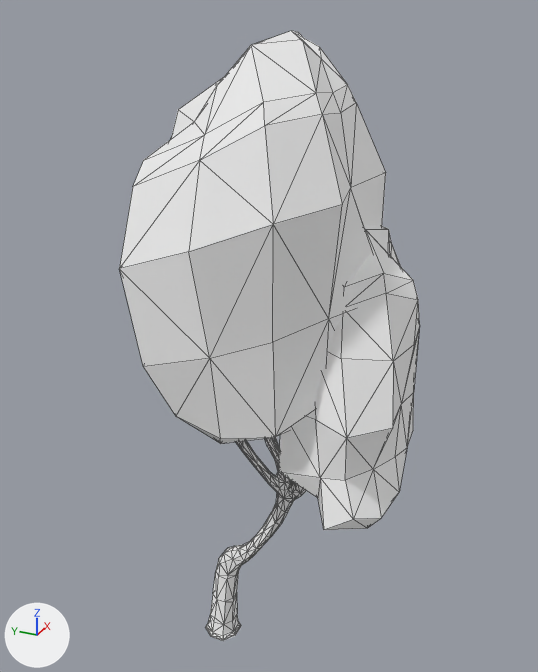
An edit to the glTF model assets/nature_lowpoly/BirchTree_Snow_2.glb, drawn before and after from the same camera.
Before and after are seen from a 50 mm camera at (-3.64, -2.02, 4.22) aimed at (0.13, -0.32, 2.33). Lighting does not change. The marker at lower left points along +X, +Y and +Z. The picture after the commit comes second. Mesh edges are drawn as thin lines.

The scene before the commit, as lines of its bpy script (objects in view):
```python
mat_black = principled_material('Black')
mat_black.base_color = (1.0, 1.0, 1.0)  # white #ffffff
mat_black.metallic = 1.0
mat_black.roughness = 1.0
mat_darkgreen = principled_material('DarkGreen')
mat_darkgreen.base_color = (1.0, 1.0, 1.0)  # white #ffffff
mat_darkgreen.metallic = 1.0
mat_darkgreen.roughness = 1.0
mat_green = principled_material('Green')
mat_green.base_color = (1.0, 1.0, 1.0)  # white #ffffff
mat_green.metallic = 1.0
mat_green.roughness = 1.0
mat_snow = principled_material('Snow')
mat_snow.base_color = (1.0, 1.0, 1.0)  # white #ffffff
mat_snow.metallic = 1.0
mat_snow.roughness = 1.0
mat_white = principled_material('White')
mat_white.base_color = (1.0, 1.0, 1.0)  # white #ffffff
mat_white.metallic = 1.0
mat_white.roughness = 1.0
me_cube_121 = bpy.data.meshes.new('Cube.121')
me_cube_121.from_pydata(...)  # 811 vertices, 1610 faces; spans x -0.73..0.74, y -1.23..0.46, z -0.04..4.05
# faces by material slot: [1272, 38, 88, 116, 96]
me_cube_121.materials.append(mat_white)  # white #ffffff
me_cube_121.materials.append(mat_black)  # white #ffffff
me_cube_121.materials.append(mat_green)  # white #ffffff
me_cube_121.materials.append(mat_darkgreen)  # white #ffffff
me_cube_121.materials.append(mat_snow)  # white #ffffff
ob_birchtree_snow_2 = bpy.data.objects.new('BirchTree_Snow_2', me_cube_121)
ob_birchtree_snow_2.location = (0.0, 0.0, 0.0)
```
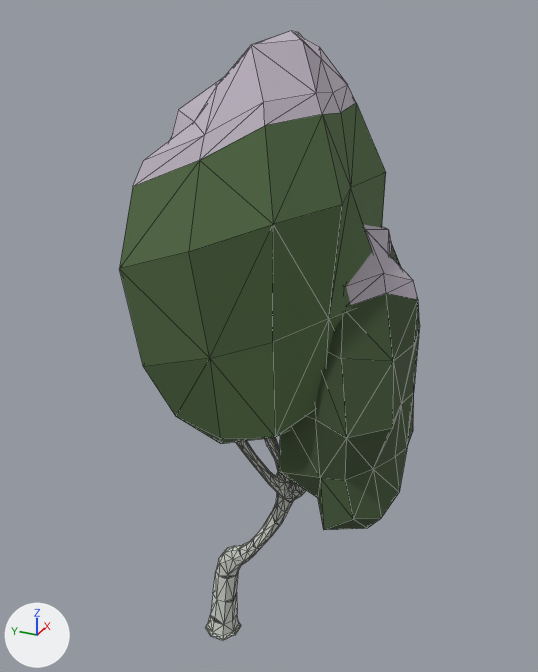
Changed parts and their boxes (x1, y1, x2, y2) in the pictures (538 x 672 px):
'BirchTree_Snow_2', recoloured, surface changed (white to dark green): (119, 31, 420, 641) in both

What the commit changed:
In material 'White' (mat_white), metallic goes from 1.0 to 0.0.
Material 'White' (mat_white) changes colour from white #ffffff to light grey #d4d8cf; in linear values from (1.0, 1.0, 1.0) to (0.655, 0.686, 0.626).
In material 'White' (mat_white), roughness goes from 1.0 to 0.9.
Material 'Black' (mat_black) changes colour from white #ffffff to dark grey #424242; in linear values from (1.0, 1.0, 1.0) to (0.055, 0.055, 0.055).
In material 'Green' (mat_green), metallic goes from 1.0 to 0.0.
Material 'Green' (mat_green) changes colour from white #ffffff to dark green #536d45; in linear values from (1.0, 1.0, 1.0) to (0.0874, 0.152, 0.0599).
In material 'Green' (mat_green), roughness goes from 1.0 to 0.9.
In material 'DarkGreen' (mat_darkgreen), metallic goes from 1.0 to 0.0.
Material 'DarkGreen' (mat_darkgreen) changes colour from white #ffffff to dark green #415536; in linear values from (1.0, 1.0, 1.0) to (0.0532, 0.0908, 0.037).
In material 'DarkGreen' (mat_darkgreen), roughness goes from 1.0 to 0.9.
In material 'Snow' (mat_snow), metallic goes from 1.0 to 0.0.
Material 'Snow' (mat_snow) changes colour from white #ffffff to light grey #bcb3c0; in linear values from (1.0, 1.0, 1.0) to (0.503, 0.451, 0.527).
